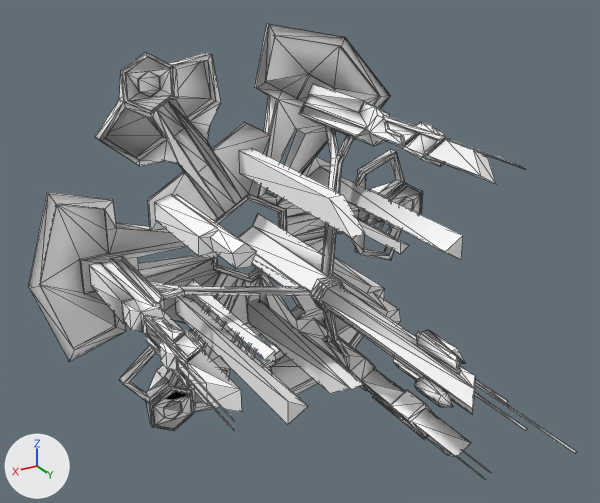
An edit to the COLLADA model model/city.dae, drawn before and after from the same camera.
Camera for both pictures: a 50 mm camera at (0.678, 1.329, 0.609) aimed at (0.035, 0.257, 0.073). Every picture has the same lights, and +X, +Y and +Z are marked at lower left. Mesh edges are drawn as thin lines. Vertices at the same position are counted once.

Objects in the first picture: 'SketchUp'.
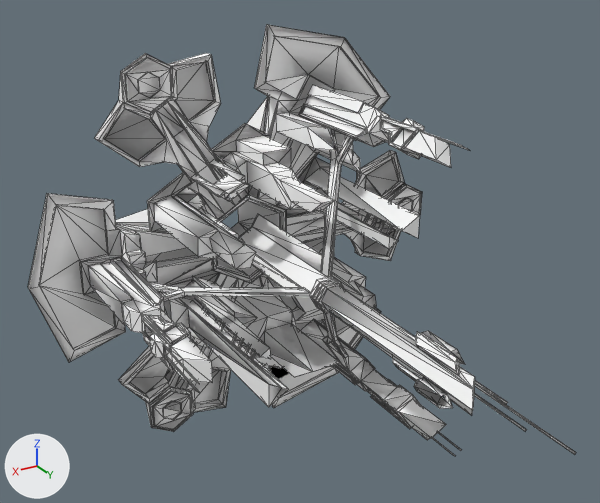
Location of each change, (x1, y1, x2, y2) in pixels of the pictures (600 x 503 px; the box of a moved part takes in the faces that stretch with it):
'SketchUp', reshaped: before (28, 24, 577, 479); after (28, 25, 576, 456)
part 1 of me_sketchup, moved or reshaped: before (414, 376, 453, 408); after (414, 377, 453, 408)
part 2 of me_sketchup, rebuilt (12% wider, 9% taller): before (89, 84, 577, 479); after (28, 25, 576, 456)
part 3 of me_sketchup, deleted: before (28, 24, 463, 431)
part 4 of me_sketchup, deleted: before (154, 194, 257, 268)
part 5 of me_sketchup, deleted: before (186, 279, 275, 362)
part 6 of me_sketchup, deleted: before (239, 148, 365, 237)
part 7 of me_sketchup, deleted: before (175, 296, 308, 425)

Diff of the bpy script that builds the scene:
```diff
--- a/model/city.dae.py
+++ b/model/city.dae.py
@@ me_sketchup @@
 # used by ob_sketchup; location = (0.0, 0.0, 0.0)
-me_sketchup.from_pydata(...)  # 1508 vertices, 3263 faces; spans x -0.413..0.418, y -0.054..0.799, z -0.397..0.399
+me_sketchup.from_pydata(...)  # 1737 vertices, 3849 faces; spans x -0.412..0.419, y -0.173..0.799, z -0.398..0.398
+# me_sketchup part 1: the loose piece of 16 vertices spanning x 0.013..0.035, y 0.555..0.633, z -0.024..-0.005 is moved by (0.001, 0.0, -0.001)
+# me_sketchup part 2: the loose piece of 751 vertices spanning x -0.177..0.314, y 0.0..0.799, z -0.281..0.285 is rebuilt with 1705 vertices and now spans x -0.412..0.419, y -0.173..0.799, z -0.398..0.398
+# me_sketchup part 3: the loose piece of 666 vertices spanning x -0.413..0.418, y -0.054..0.428, z -0.397..0.399 is deleted
+# me_sketchup part 4: the loose piece of 23 vertices spanning x 0.124..0.187, y 0.01..0.275, z 0.065..0.119 is deleted
+# me_sketchup part 5: the loose piece of 22 vertices spanning x 0.119..0.138, y 0.01..0.321, z -0.09..-0.055 is deleted
+# me_sketchup part 6: the loose piece of 8 vertices spanning x -0.01..0.017, y 0.01..0.375, z 0.136..0.18 is deleted
+# me_sketchup part 7: the loose piece of 6 vertices spanning x 0.123..0.158, y 0.01..0.428, z -0.118..-0.077 is deleted
 me_sketchup.materials.append(mat_material)
```
